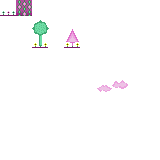
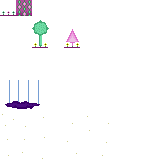
Layers edited between the first and the second 160px x 160px image:
painted on "tilesheet.png" over bbox(2, 80, 128, 159)
